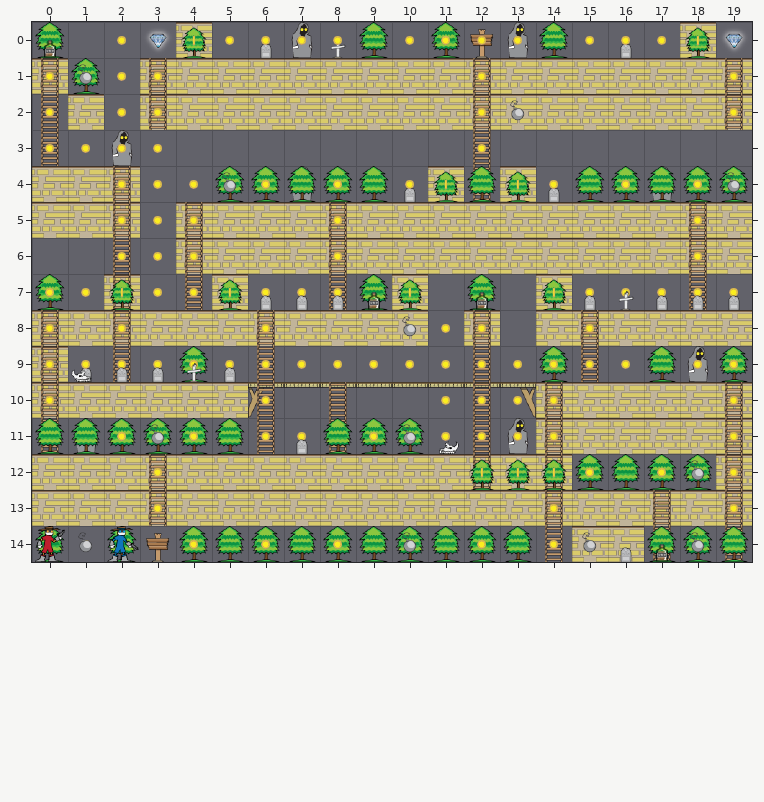
Tiled map: Tiled/level4.tmx. The first picture shows the starting point.
Cells are 50x50 px. Shown: x 0..19, y 0..14.
Once edited:
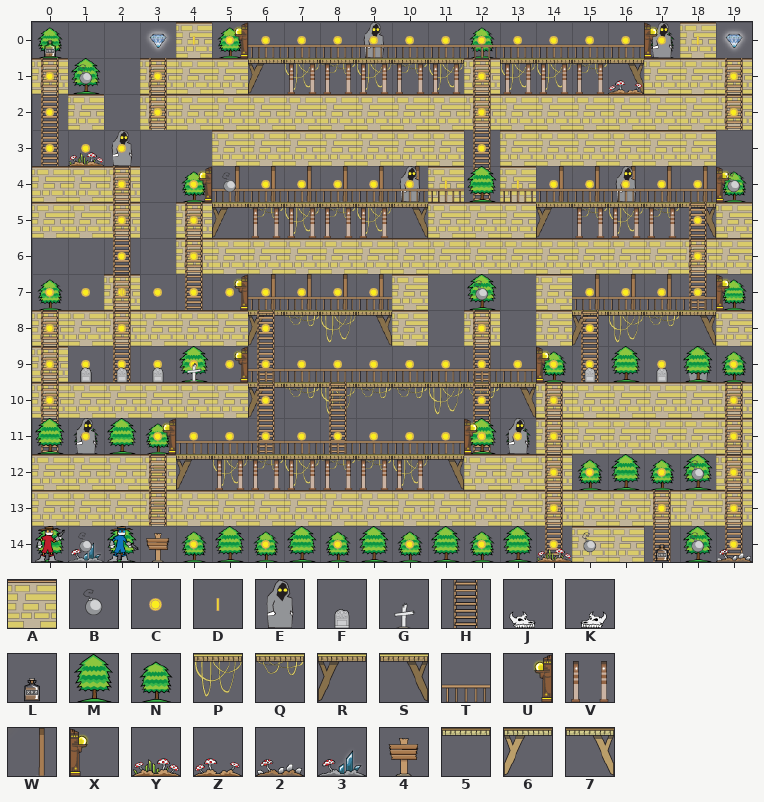
Key: from "bandit_spritesheet": A 49, B 57, C 66, D 68, E 73, F 76, G 77, H 80, J 85, K 86, L 116, M 124, N 150, P 204, Q 205, R 212, S 230, T 281, U 297, V 298, W 318, X 333, Y 377, Z 378, 2 384, 3 390; from "t2": 4 180, 5 198, 6 208, 7 226.
_ is an empty cell.
Tiles replaced or removed in this view: 4, 5, 6, 7, A, B, C, D, E, F, G, H, J, K, L, M, N.
The exact change:
Changed rows in their new state; . is an unchanged cell.
Layer "Blocks":
first column x 4:
 1 ..RPQPQP.PPQS..
 3 .AAAAAAA.AAAAAA
 5 .RQPQPS...RQPQS
 7 ._.............
 8 ..RQPS.....RPQS
10 ..RQPQQPQS.....
12 RPQPQQPS.......
Layer "Ladders":
first column x 8:
 5 _
 6 _
 7 _
first column x 12:
12 _
Layer "Back":
first column x 0:
 0 N....N_._.._N..._N
first column x 0:
 4 ....NWWWWWW...WWWWWN
 7 N.....WWWW.....WWW.N
 9 ..............N..F.N
11 .N.N_...._..MN......
12 ...............N.N..
14 ....N.N.N.N.N...._..
Layer "Cast":
first column x 7:
 0 _.E..._...E
first column x 7:
 4 _..E.....E_
Layer "Coins":
first column x 1:
 0 ._.................
 1 ._.................
 2 ._.................
 3 .._................
 4 .._._..............
 5 .._...._...........
 6 .._...._...........
 7 ....C...C.._......_
 8 .........._........
10 .........._._......
12 .._........_.......
13 .._.............C..
14 _.................C
Layer "Front":
first column x 1:
 0 ..._UTTTTTTTTTTTX_.
 1 ......VVVVV.VVVZ...
 3 Y..................
 4 ...UTTTTTTT.TTTTTTX
 5 .....VVVV.....VVV..
 7 ._..UTTTT_..._TTTTX
 9 F...UTTTTTTTTXFM_M.
11 _.UTTTTTTTTX.......
12 ....VVVVVV.___.....
14 3............Y._..2
Layer "bombs":
first column x 13:
 2 _
first column x 3:
 7 .._...._.B._
 8 ......._....
11 _......_....
12 .........___
14 ......._....
